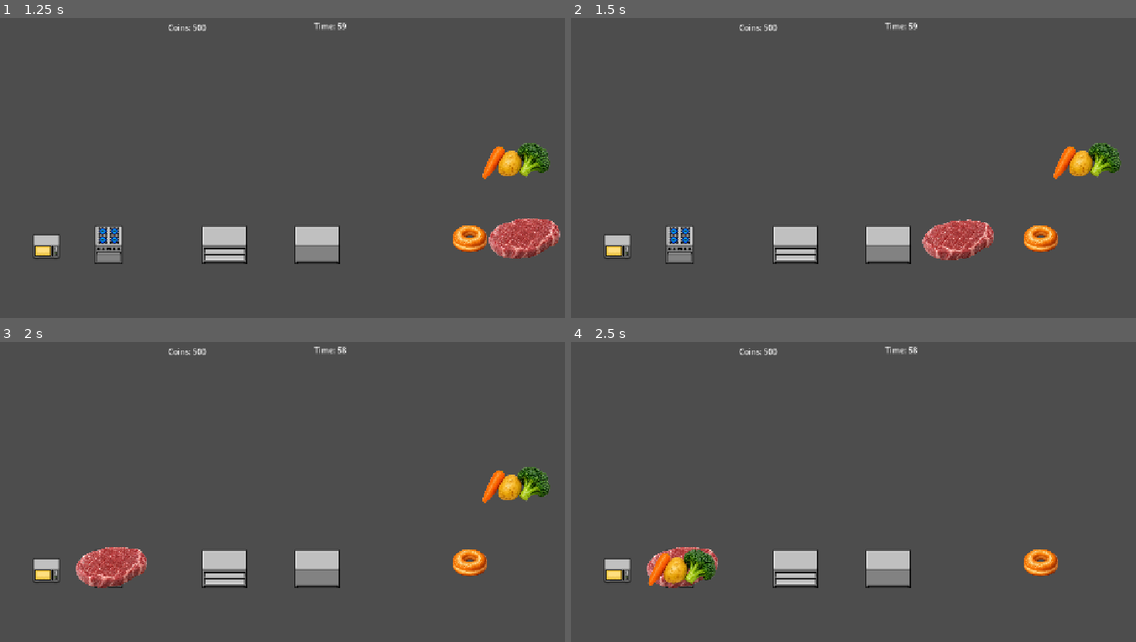
Above: before the commit, frames 1-4 (two rows, left to right).
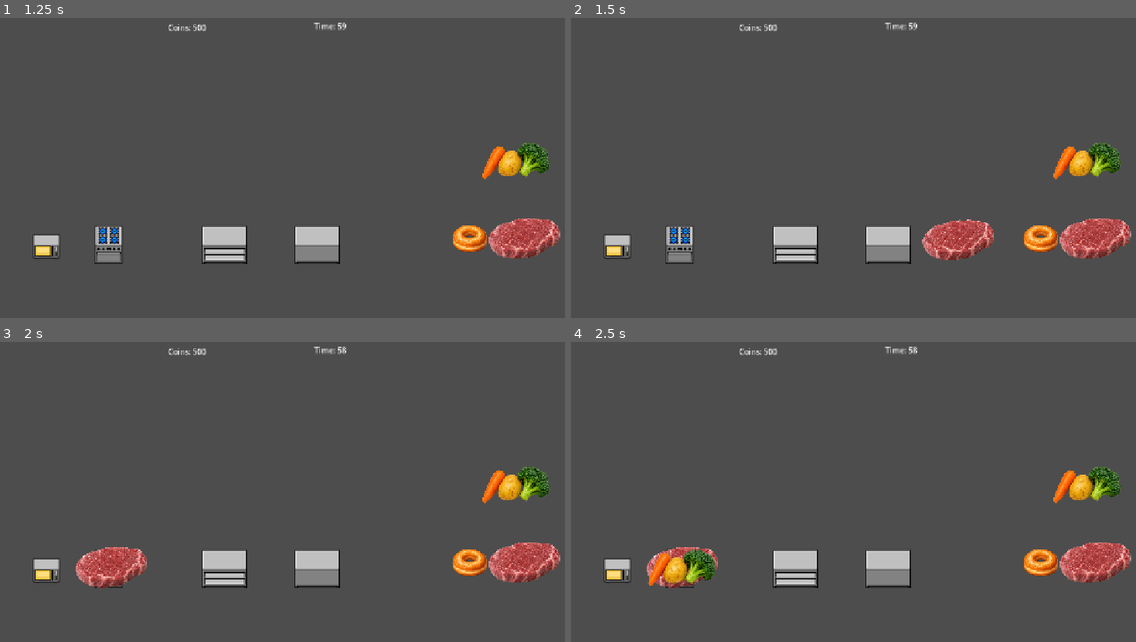
Above: after the commit, the same moments.

Repository: non123a/resturantSim
Game: Godot game, scene res://scenes/dashboard/dashboard.tscn
Same seed, same stepped clock (60 frames per second), same inputs: the game is played once before the commit and once after it.
Inputs (mouse positions are in pixels of both pictures, inside the frame that each line leads up to):
- Up to frame 1 (1.25 s): click "PLAY" at 0.5 s
- Up to frame 2 (1.5 s): tap Enter at 1.25 s; drag from (1096, 240) to (678, 243) at 1.27 s
- Up to frame 3 (2 s): no input
- Up to frame 4 (2.5 s): tap Space at 2 s; drag from (1085, 486) to (678, 567) at 2.02 s

Frame 1 is identical in both runs. In frame 2, 1.3% of the frame differs, in the area x 86-100%, y 66-81%; in frame 3, 1.3%; in frame 4, 2.3%, in the area x 85-100%, y 41-81%.

Commit message:
make ingredient inf so player can make more than 1 food

Diff:
--- a/scenes/food/ingredient.gd
+++ b/scenes/food/ingredient.gd
@@ -4,6 +4,7 @@
 @export var ingredient_id = ""
 @export var ingredient_texture : Texture2D
 @export var food_id = ""
+@export var is_source = false
 var start_position
 var home_position
 var dragging = false
@@ -30,13 +31,47 @@
 		if event.button_index == MOUSE_BUTTON_LEFT:
 
 			if event.pressed:
-				dragging = true
-			else:
-				dragging = false
+				if is_source:
+					spawn_drag_instance()
+				else:
+					begin_drag_at(global_position)
 
-				var accepted = await get_tree().current_scene.try_drop_ingredient(self)
-				if not accepted:
-					global_position = start_position
+
+func _input(event):
+	if not dragging:
+		return
+
+	if event is InputEventMouseButton:
+		if event.button_index == MOUSE_BUTTON_LEFT and not event.pressed:
+			dragging = false
+
+			var accepted = await get_tree().current_scene.try_drop_ingredient(self)
+			if not accepted:
+				global_position = start_position
+
+
+func spawn_drag_instance():
+	var instance = duplicate()
+	get_parent().add_child(instance)
+
+	instance.is_source = false
+	instance.ingredient_name = ingredient_name
+	instance.ingredient_id = ingredient_id
+	instance.ingredient_texture = ingredient_texture
+	instance.food_id = food_id
+	instance.visible = true
+	instance.monitoring = true
+	instance.set_process(true)
+	instance.set_process_input(true)
+	instance.get_node("Sprite2D").texture = ingredient_texture
+	instance.begin_drag_at(global_position)
+
+
+func begin_drag_at(position):
+	set_home_position(position)
+	dragging = true
+
+
 func get_ingredient_name():
 	if ingredient_id != "":
 		return ingredient_id
--- a/scenes/main/main.tscn
+++ b/scenes/main/main.tscn
@@ -1021,11 +1021,13 @@
 position = Vector2(1082, 555)
 ingredient_name = "raw_steak"
 ingredient_texture = ExtResource("5_ow5a4")
+is_source = true
 
 [node name="Vegetables" parent="IngredientShelf" instance=ExtResource("4_6q06x")]
 position = Vector2(1066, 393)
 ingredient_name = "vegetables"
 ingredient_texture = ExtResource("6_ow5a4")
+is_source = true
 
 [node name="CookedSteak" parent="IngredientShelf" instance=ExtResource("4_6q06x")]
 visible = false
@@ -1044,21 +1046,25 @@
 position = Vector2(1180, 555)
 ingredient_id = "burger_raw_beef"
 ingredient_texture = ExtResource("10_rawbeef")
+is_source = true
 
 [node name="BurgerBread" parent="IngredientShelf" instance=ExtResource("4_6q06x")]
 position = Vector2(1180, 455)
 ingredient_id = "burger_bread"
 ingredient_texture = ExtResource("12_bread")
+is_source = true
 
 [node name="BurgerVegetable" parent="IngredientShelf" instance=ExtResource("4_6q06x")]
 position = Vector2(1180, 355)
 ingredient_id = "burger_vegetable"
 ingredient_texture = ExtResource("13_veg")
+is_source = true
 
 [node name="BurgerSauce" parent="IngredientShelf" instance=ExtResource("4_6q06x")]
 position = Vector2(1180, 255)
 ingredient_id = "burger_sauce"
 ingredient_texture = ExtResource("14_sauce")
+is_source = true
 
 [node name="BurgerBeef" parent="IngredientShelf" instance=ExtResource("4_6q06x")]
 visible = false
@@ -1108,6 +1114,7 @@
 ingredient_id = "donut"
 ingredient_texture = ExtResource("21_donut")
 food_id = "donut"
+is_source = true
 
 [node name="Burrito" parent="IngredientShelf" instance=ExtResource("4_6q06x")]
 visible = false
@@ -1115,6 +1122,7 @@
 ingredient_id = "burrito"
 ingredient_texture = ExtResource("22_burrito")
 food_id = "burrito"
+is_source = true
 
 [node name="Jelly" parent="IngredientShelf" instance=ExtResource("4_6q06x")]
 visible = false
@@ -1122,6 +1130,7 @@
 ingredient_id = "jelly"
 ingredient_texture = ExtResource("23_jelly")
 food_id = "jelly"
+is_source = true
 
 [connection signal="pressed" from="CanvasLayer/EndPanel/RestartButton" to="." method="_on_restart_button_pressed"]
 [connection signal="pressed" from="CanvasLayer/EndPanel/BackButton" to="." method="_on_button_pressed"]
--- a/scripts/GameManager.gd
+++ b/scripts/GameManager.gd
@@ -22,7 +22,7 @@
 @onready var donut = $IngredientShelf/Donut
 @onready var burrito = $IngredientShelf/Burrito
 @onready var jelly = $IngredientShelf/Jelly
-var prep_ingredients = []
+var prep_ingredient_instances = []
 
 var customers = []
 var customer_slots = {}
@@ -187,20 +187,23 @@
 
 	if prep_area.overlaps_area(ingredient):
 		var ingredient_name = ingredient.get_ingredient_name()
-		if not RecipeData.can_accept_ingredient("prep", prep_ingredients, ingredient_name):
+		var prep_ingredient_names = get_ingredient_names(prep_ingredient_instances)
+		if not RecipeData.can_accept_ingredient("prep", prep_ingredient_names, ingredient_name):
 			return false
 
-		prep_ingredients.append(ingredient_name)
-
-		print(prep_ingredients)
-		var offset = Vector2(prep_ingredients.size() * 35, 0)
+		prep_ingredient_instances.append(ingredient)
+		prep_ingredient_names.append(ingredient_name)
+
+		print(prep_ingredient_names)
+		var offset = Vector2(prep_ingredient_instances.size() * 35, 0)
 		ingredient.set_home_position(prep_area.global_position + offset)
 		ingredient.dragging = false
 
-		var recipe = RecipeData.get_recipe("prep", prep_ingredients)
+		var recipe = RecipeData.get_recipe("prep", prep_ingredient_names)
 		if not recipe.is_empty():
-			await process_recipe(recipe, prep_area.global_position)
-			prep_ingredients.clear()
+			var input_instances = prep_ingredient_instances.duplicate()
+			prep_ingredient_instances.clear()
+			await process_recipe(recipe, prep_area.global_position, input_instances)
 
 			return true
 
@@ -220,34 +223,62 @@
 
 	ingredient.dragging = false
 
-	await process_recipe(recipe, ingredient.global_position)
+	await process_recipe(recipe, ingredient.global_position, [ingredient])
 
 	return true
 
-func process_recipe(recipe, output_position):
+func process_recipe(recipe, output_position, input_instances):
 	print("Processing recipe:", recipe["recipe_id"])
 
 	await get_tree().create_timer(recipe["duration"]).timeout
 
-	clear_recipe_inputs(recipe)
-
-	var output = get_ingredient_node(recipe["output_ingredient"])
+	consume_ingredient_instances(input_instances)
+
+	var output = spawn_ingredient_instance(
+		recipe["output_ingredient"],
+		recipe["output_food_id"],
+		output_position
+	)
 	if output == null:
 		return
 
-	output.food_id = recipe["output_food_id"]
-	output.set_home_position(output_position)
-	output.visible = true
-	output.monitoring = true
-	output.set_process(true)
-
-func clear_recipe_inputs(recipe):
-	for input in recipe["inputs"]:
-		var ingredient = get_ingredient_node(input)
-		if ingredient == null:
+func consume_ingredient_instances(ingredient_instances):
+	for ingredient in ingredient_instances:
+		if ingredient == null or not is_instance_valid(ingredient):
 			continue
 
-		ingredient.visible = false
+		if ingredient.is_source:
+			continue
+
+		ingredient.dragging = false
+		ingredient.queue_free()
+
+func get_ingredient_names(ingredient_instances):
+	var ingredient_names = []
+	for ingredient in ingredient_instances:
+		if ingredient == null or not is_instance_valid(ingredient):
+			continue
+
+		ingredient_names.append(ingredient.get_ingredient_name())
+
+	return ingredient_names
+
+func spawn_ingredient_instance(ingredient_name, food_id, output_position):
+	var template = get_ingredient_node(ingredient_name)
+	if template == null:
+		return null
+
+	var instance = template.duplicate()
+	template.get_parent().add_child(instance)
+	instance.is_source = false
+	instance.food_id = food_id
+	instance.visible = true
+	instance.monitoring = true
+	instance.set_process(true)
+	instance.set_process_input(true)
+	instance.set_home_position(output_position)
+
+	return instance
 
 func get_ingredient_node(ingredient_name):
 	match ingredient_name:
@@ -344,7 +375,8 @@
 	return reward
 
 func consume_food_item(food_item):
+	if food_item.is_source:
+		return
+
 	food_item.dragging = false
-	food_item.visible = false
-	food_item.monitoring = false
-	food_item.set_process(false)
+	food_item.queue_free()
